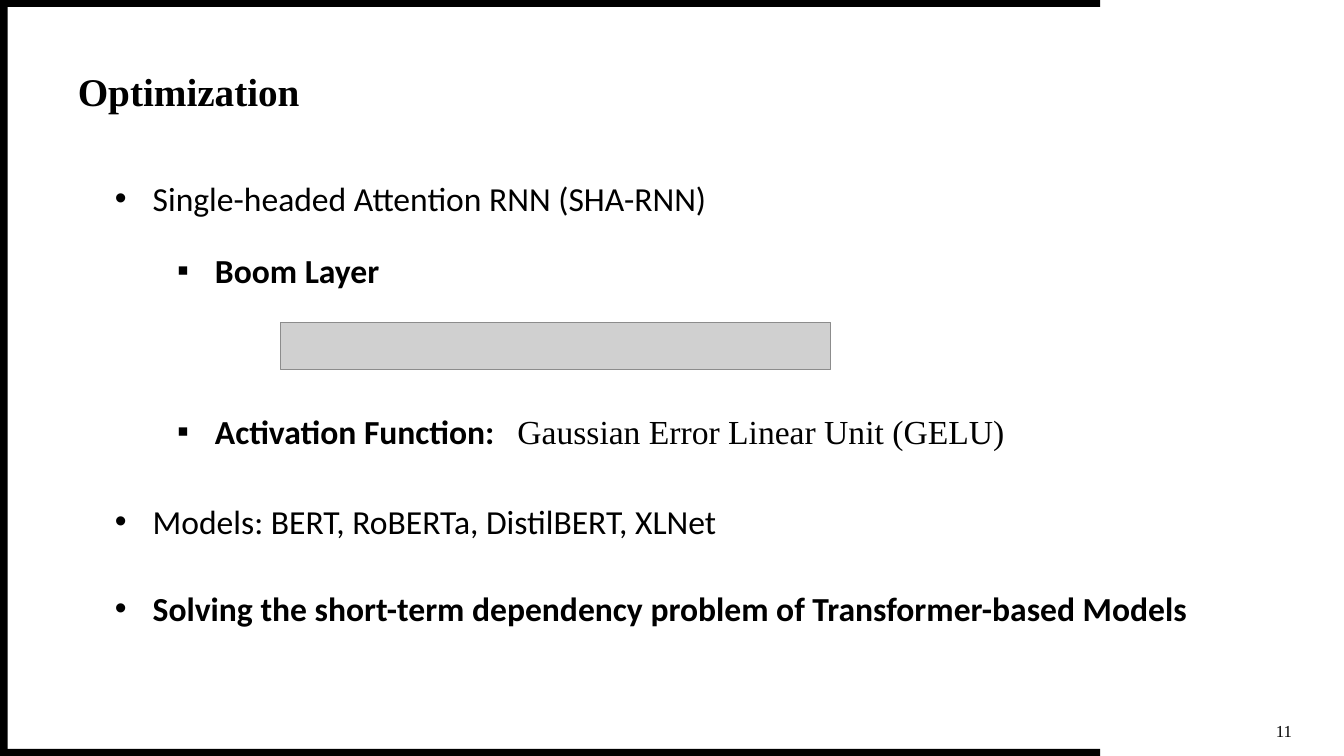
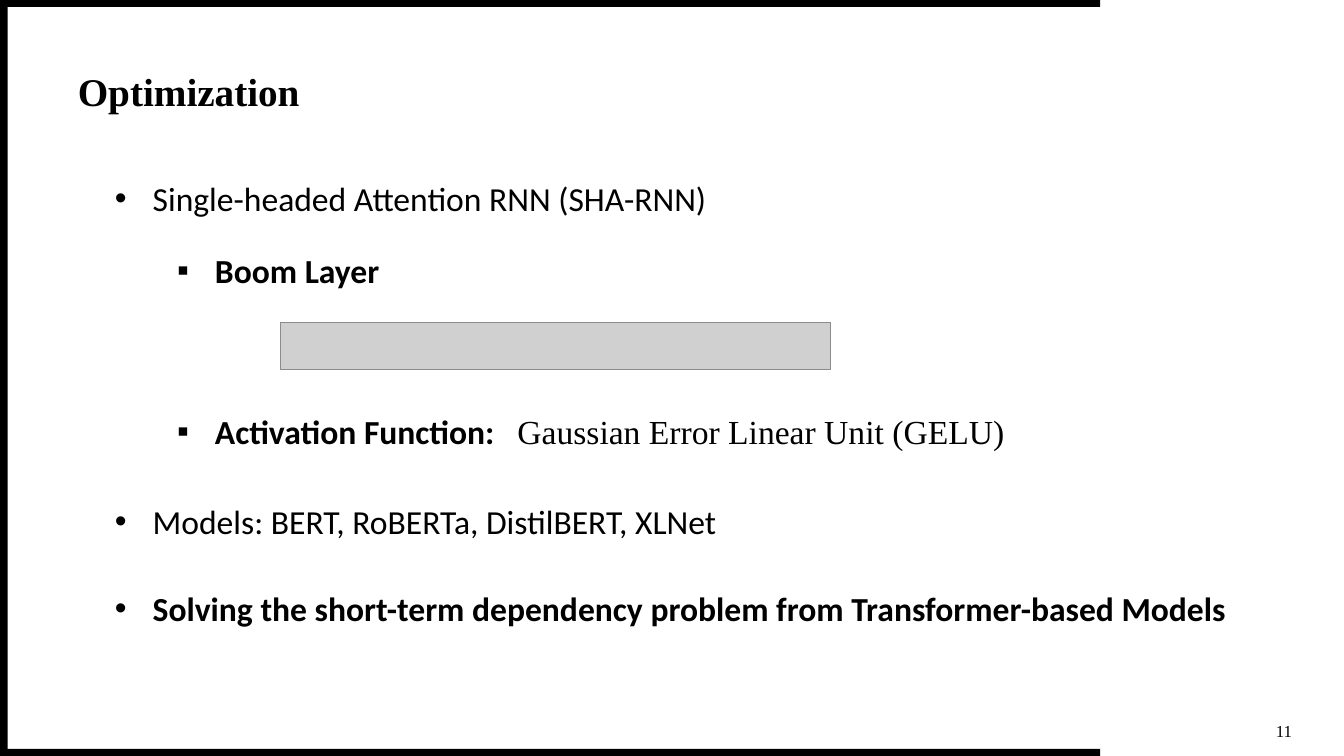
Before and after one commit to theQuert/inlpfun, a slide deck: slide 15 of Lab/REP.pptx (slide 12 before the commit). Drawn at 1344x756 pixels with LibreOffice and Linux fonts; fonts in the diff are those of the drawing; grey boxes stand for pictures. Boxes give left, top, right and bottom in pixels: in the first picture for what was removed or moved away, otherwise in the second. Text is boxed around its words. In the diff, an @@ line names an element or a change of style, - is before the commit and + after.

Commit message:
Update "20210101: Current Progress of "REP"

```diff
--- a/Lab/REP.pptx
+++ b/Lab/REP.pptx
@@ text at [153, 597, 1226, 627]: text changed @@
-• Solving the short-term dependency problem of Transformer-based Models
+• Solving the short-term dependency problem from Transformer-based Models
```
Also in this commit, not shown: 6 other slides changed, 3 slides added.
